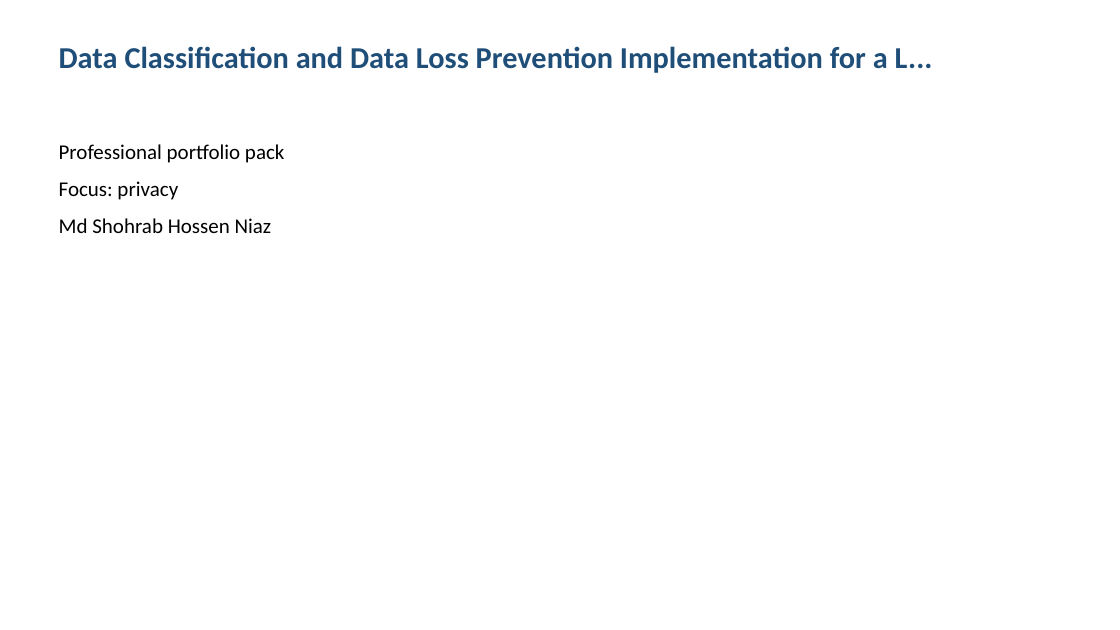
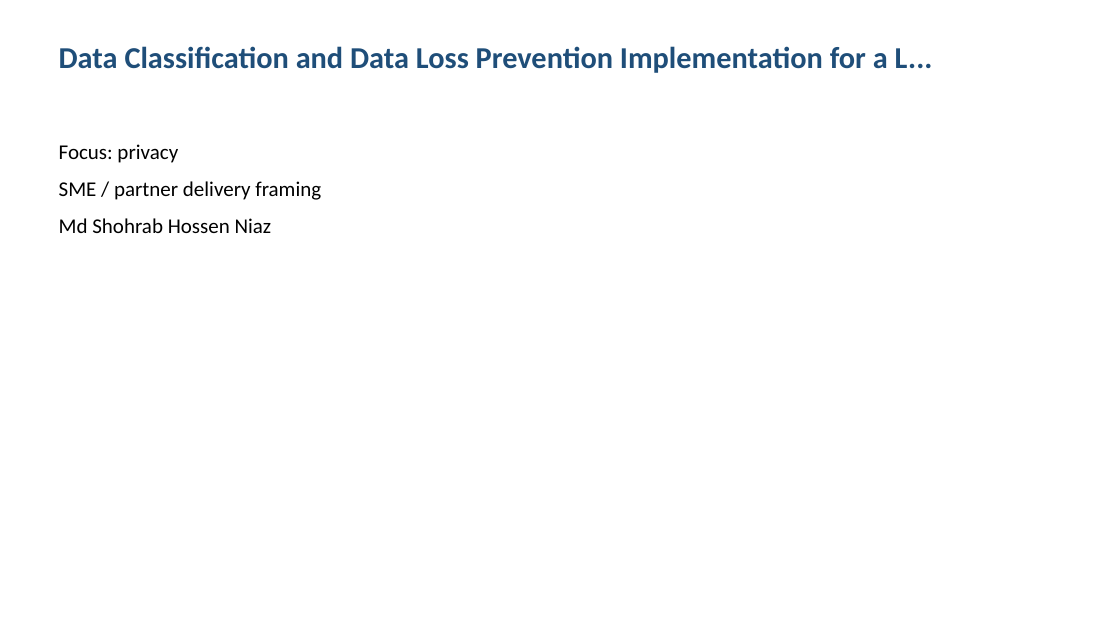
Before and after one commit to shohrabniaz/data-classification-dlp-sme, a slide deck: slide 1 of Final_Submission/02_Presentation.pptx. Drawn at 1120x630 pixels with LibreOffice and Linux fonts; fonts in the diff are those of the drawing. Boxes give left, top, right and bottom in pixels: in the first picture for what was removed or moved away, otherwise in the second. Text is boxed around its words. In the diff, an @@ line names an element or a change of style, - is before the commit and + after.

Commit message:
Polish portfolio pack for professional showcase readiness.

```diff
--- a/Final_Submission/02_Presentation.pptx
+++ b/Final_Submission/02_Presentation.pptx
@@ text at <box>59,144,284,163</box>: paragraph removed @@
-Professional portfolio pack
@@ text at <box>59,181,321,200</box>: paragraph added @@
+SME / partner delivery framing
```
Also in this commit, not shown: 3 other slides changed, 12 other files.
